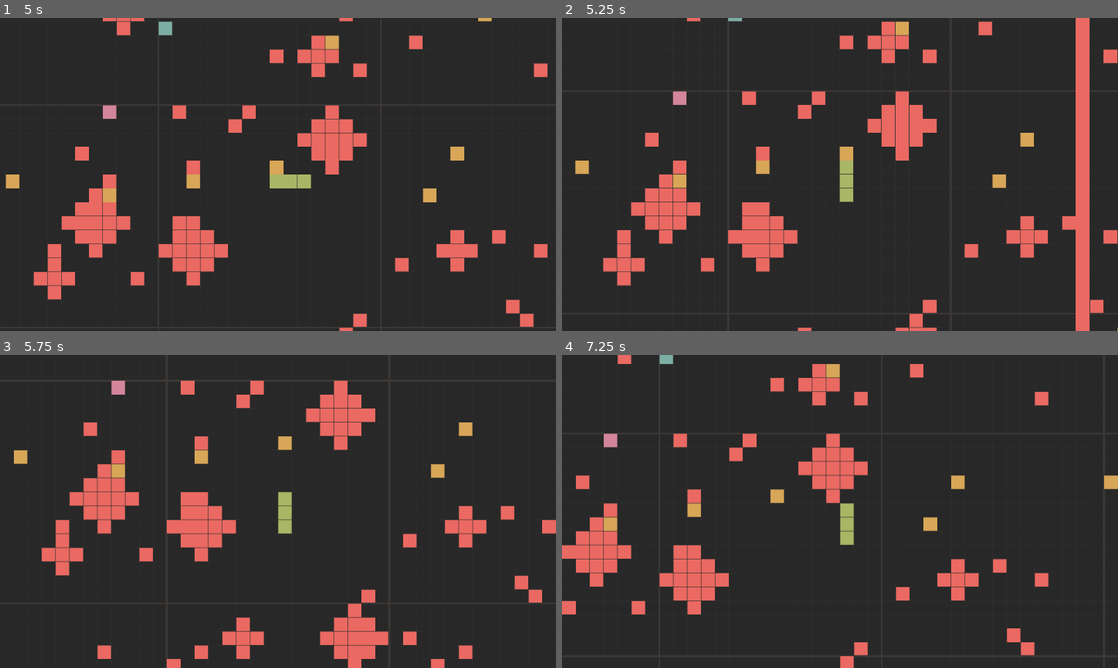
Above: before the commit, frames 1-4 (two rows, left to right).
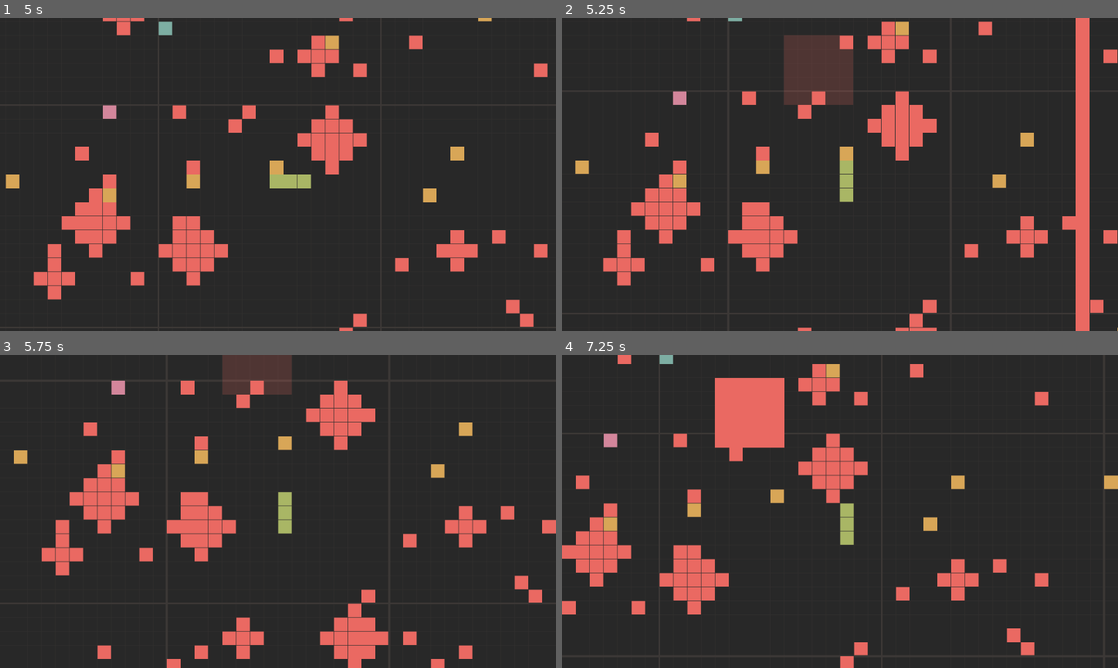
Above: after the commit, the same moments.

Repository: Shh37/Serbent
Game: Godot game, scene res://scenes/Main.tscn
Two runs of this game, one before a commit and one after it. Both use one fixed random seed, a clock stepped at 60 frames per second and the inputs below.
Inputs:
- Up to frame 1 (5 s): hold Right (ui_right) 0.53-1.28 s; hold Down (ui_down) 1.28-2.03 s; hold Right (ui_right) 2.03-2.78 s; hold Up (ui_up) 2.78-3.53 s; hold Left (ui_left) from 3.53 s (still down)
- Up to frame 2 (5.25 s): release Left (ui_left) at 5.03 s; hold Down (ui_down) from 5.03 s (still down)
- Up to frame 3 (5.75 s): keep holding Down (ui_down)
- Up to frame 4 (7.25 s): release Down (ui_down) at 5.78 s; hold Right (ui_right) 5.78-6.53 s; hold Up (ui_up) from 6.53 s (still down)

Frame 1 is identical in both runs. In frame 2, 2.6% of the frame differs, in the area x 39-53%, y 5-28%; in frame 3, 1.5%; in frame 4, 2.6%, in the area x 27-40%, y 7-30%.

Commit message:
爆弾の追加

Diff:
--- /dev/null
+++ b/scripts/Bomb.gd
@@ -0,0 +1,83 @@
+extends Node2D
+class_name Bomb
+
+var center_grid_pos: Vector2i
+var warning_time = 2.0
+var active_time = 0.5
+var timer = 0.0
+var is_active = false
+var flicker_speed = 0.1
+var flicker_timer = 0.0
+var show_warning = true
+
+func setup(p_center_grid_pos: Vector2i):
+	center_grid_pos = p_center_grid_pos
+	timer = warning_time
+	queue_redraw()
+
+func _process(delta):
+	timer -= delta
+
+	if not is_active:
+		flicker_timer += delta
+		if flicker_timer >= flicker_speed:
+			flicker_timer = 0.0
+			show_warning = !show_warning
+			queue_redraw()
+
+		if timer <= 0:
+			activate_bomb()
+	else:
+		if timer <= 0:
+			deactivate_bomb()
+
+func activate_bomb():
+	is_active = true
+	timer = active_time
+	show_warning = true
+	queue_redraw()
+
+	# Check collision immediately when activated
+	check_collision()
+
+func deactivate_bomb():
+	# Bomb finished, remove it
+	var world = get_parent()
+	if world.has_method("unregister_bomb"):
+		world.unregister_bomb(self)
+	queue_free()
+
+func check_collision():
+	var world = get_parent()
+	var snake = world.get_parent().get_node("Snake")
+	if snake and snake.has_method("cut_snake"):
+		var body = snake.body
+		var half_size = GameConstants.BOMB_SIZE / 2
+
+		# Check if any segment is within the explosion range
+		for i in range(body.size()):
+			var pos = body[i]
+			if abs(pos.x - center_grid_pos.x) <= half_size and \
+			   abs(pos.y - center_grid_pos.y) <= half_size:
+				snake.cut_snake(i)
+				break
+
+func _draw():
+	var cell_size = GameConstants.CELL_SIZE
+	var color = GameConstants.COLOR_DANGER
+	var half_size = GameConstants.BOMB_SIZE / 2
+	var size = GameConstants.BOMB_SIZE
+
+	var rect = Rect2(
+		Vector2(center_grid_pos - Vector2i(half_size, half_size)) * cell_size,
+		Vector2(size, size) * cell_size
+	)
+
+	if is_active:
+		# Draw the actual explosion
+		draw_rect(rect, color)
+	elif show_warning:
+		# Draw warning area (faint red)
+		var warning_color = color
+		warning_color.a = 0.2
+		draw_rect(rect, warning_color)
--- a/scripts/GameConstants.gd
+++ b/scripts/GameConstants.gd
@@ -23,3 +23,7 @@
 const POINT_VALUE_NORMAL = 1
 const POINT_VALUE_MEDIUM = 2
 const POINT_VALUE_LARGE = 3
+
+const BOMB_SIZE = 5
+const BOMB_WARNING_TIME = 2.5
+const BOMB_EXPLOSION_TIME = 0.5
--- a/scripts/Snake.gd
+++ b/scripts/Snake.gd
@@ -85,11 +85,10 @@
 		# Normal move, remove tail
 		body.pop_back()
 
-	# Check for beam collision (if any beam is currently active)
-	# This is for when the snake MOVES into an already active beam
-	# But beams are usually instantaneous. Let's check anyway.
-	if world.has_method("check_beam_collision"):
-		world.check_beam_collision(self)
+	# Check for hazard collision (if any beam/bomb is currently active)
+	# This is for when the snake MOVES into an already active hazard
+	if world.has_method("check_hazard_collision"):
+		world.check_hazard_collision(self)
 
 	update_position_from_grid()
 	queue_redraw()
--- a/scripts/World.gd
+++ b/scripts/World.gd
@@ -11,6 +11,10 @@
 var beam_timer = 0.0
 var next_beam_time = 3.0 # First beam after 3 seconds
 
+var active_bombs = [] # Array of Bomb nodes
+var bomb_timer = 0.0
+var next_bomb_time = 5.0 # First bomb after 5 seconds
+
 func _process(_delta):
 	if not player:
 		return
@@ -18,6 +22,7 @@
 
 	update_chunks()
 	update_beam_spawning(_delta)
+	update_bomb_spawning(_delta)
 
 func update_beam_spawning(delta):
 	beam_timer += delta
@@ -25,6 +30,13 @@
 		beam_timer = 0.0
 		next_beam_time = randf_range(4.0, 8.0) # Spawn every 4-8 seconds
 		spawn_random_beam()
+
+func update_bomb_spawning(delta):
+	bomb_timer += delta
+	if bomb_timer >= next_bomb_time:
+		bomb_timer = 0.0
+		next_bomb_time = randf_range(6.0, 12.0) # Spawn every 6-12 seconds
+		spawn_random_bomb()
 
 func spawn_random_beam():
 	if not player:
@@ -43,6 +55,22 @@
 
 	beam.setup(orientation, global_index)
 	register_beam(beam)
+
+func spawn_random_bomb():
+	if not player:
+		return
+
+	# Pick a global grid position near the player (within 8 cells), same range as Beam
+	var player_grid_pos = Vector2i(player.position / GameConstants.CELL_SIZE)
+	var offset = Vector2i(randi_range(-8, 8), randi_range(-8, 8))
+	var center = player_grid_pos + offset
+
+	var bomb = Node2D.new()
+	bomb.set_script(load("res://scripts/Bomb.gd"))
+	add_child(bomb)
+
+	bomb.setup(center)
+	register_bomb(bomb)
 
 func register_point(global_pos: Vector2i, point_node: Node):
 	points[global_pos] = point_node
@@ -67,18 +95,40 @@
 func unregister_beam(beam_node: Node):
 	active_beams.erase(beam_node)
 
-func check_beam_collision(snake: Node):
+func register_bomb(bomb_node: Node):
+	active_bombs.append(bomb_node)
+
+func unregister_bomb(bomb_node: Node):
+	active_bombs.erase(bomb_node)
+
+func check_hazard_collision(snake: Node):
+	# Check Beams
 	for beam in active_beams:
 		if beam.is_active:
-			var body = snake.body
-			var pos = body[0] # Head
+			var pos = snake.body[0] # Head
 
 			if beam.orientation == Beam.Orientation.HORIZONTAL:
 				if pos.y == beam.global_grid_index:
-					snake.cut_snake(1)
+					snake.cut_snake(1) # We use 1 here to check if head hit? No, cut_snake(index) cuts FROM index.
+					# Actually Beam.gd's check_collision uses snake.cut_snake(i).
+					# Here in World.gd, we are checking if the HEAD just moved into an active beam.
+					# If head hits, index 0, but cut_snake(0) is game over.
+					snake.cut_snake(0)
+					return
 			else:
 				if pos.x == beam.global_grid_index:
-					snake.cut_snake(1)
+					snake.cut_snake(0)
+					return
+
+	# Check Bombs
+	for bomb in active_bombs:
+		if bomb.is_active:
+			var pos = snake.body[0] # Head
+			var half_size = GameConstants.BOMB_SIZE / 2
+			if abs(pos.x - bomb.center_grid_pos.x) <= half_size and \
+			   abs(pos.y - bomb.center_grid_pos.y) <= half_size:
+				snake.cut_snake(0) # Head hit active explosion = game over
+				return
 
 func update_chunks():
 	var player_grid_pos = Vector2i(
Not shown, added: scripts/Bomb.gd.uid
